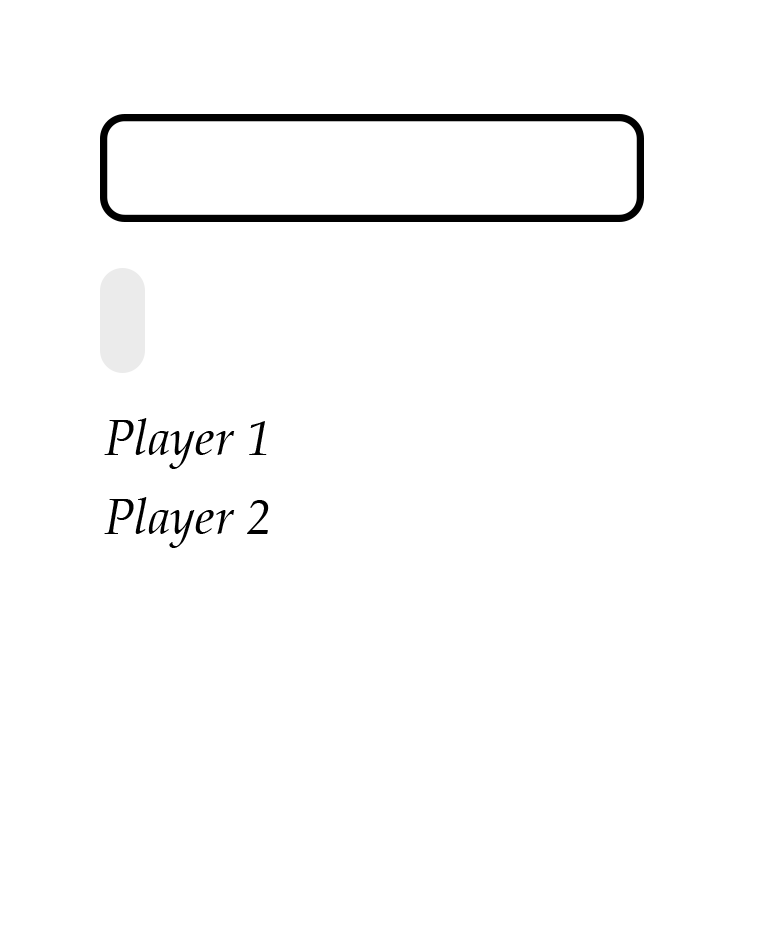
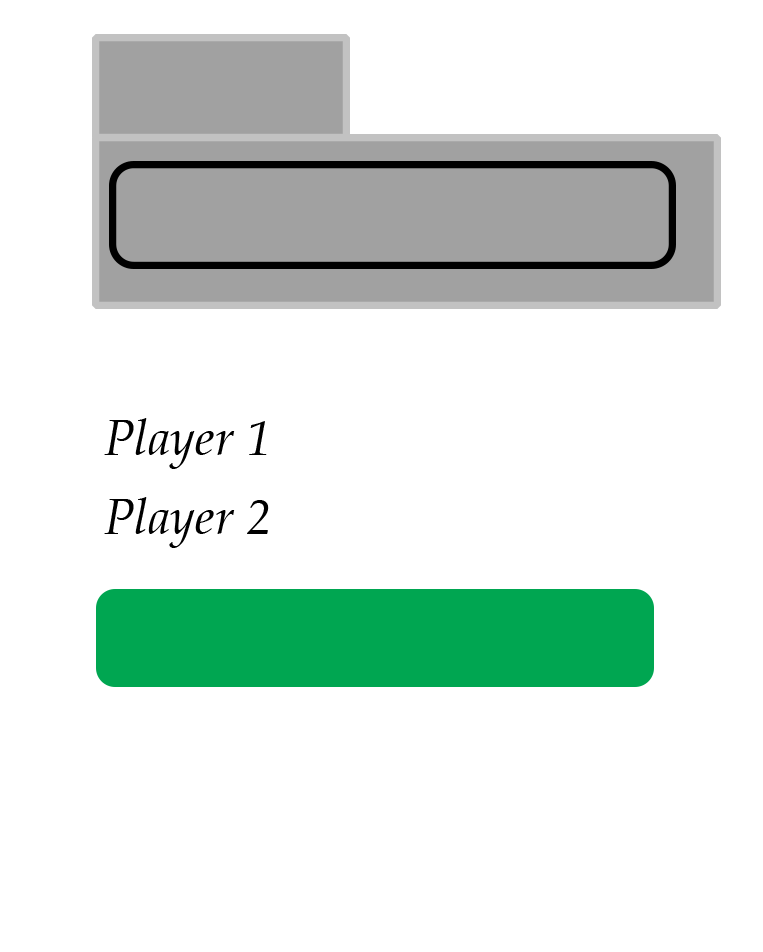
Layers edited between the first and the second 763px x 952px image:
moved "Rectangle 1" above "Rectangle 3", painted on it over [103,117,673,266]
moved "Rectangle 3" above "Player 2", painted on it over [96,271,654,687]
added layer "Rectangle 5" above "Rectangle 4" over [95,137,718,306]
added layer "Rectangle 4" over [95,37,347,138]
